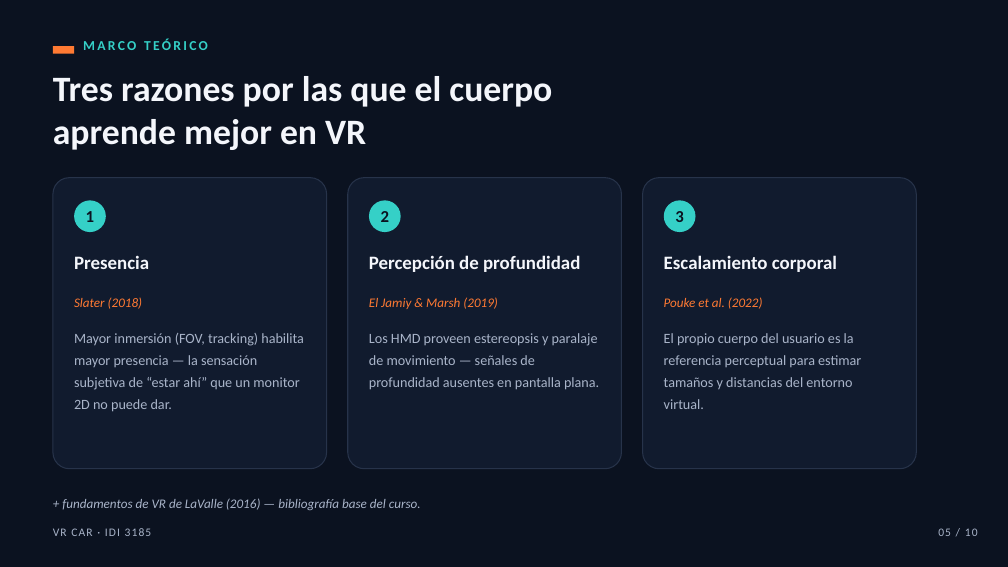
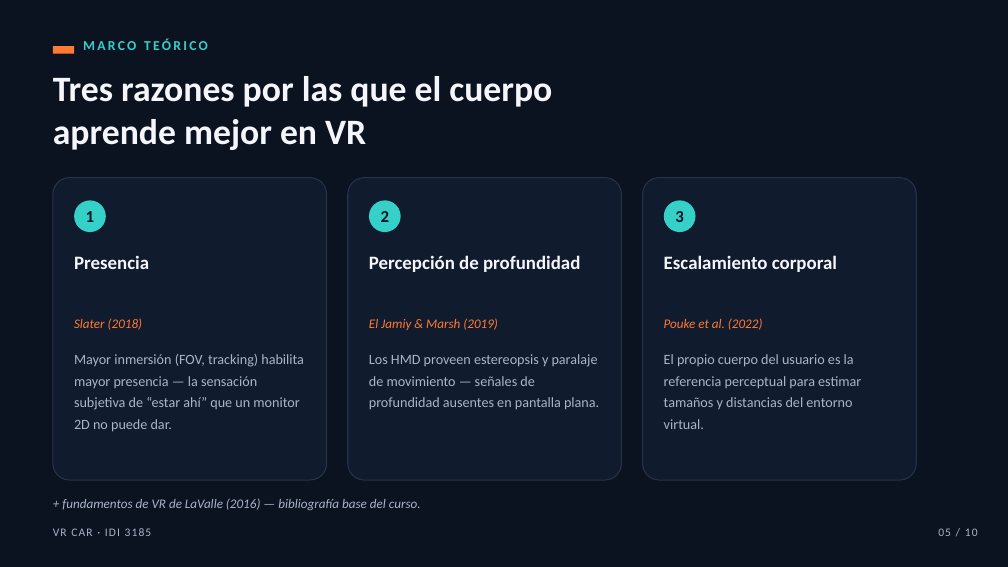
Before and after one commit to eanorambuena/xr-project, a slide deck: slide 5 of presentation/hito1-vrcar.pptx. Drawn at 1008x567 pixels with LibreOffice and Linux fonts; fonts in the diff are those of the drawing. Boxes give left, top, right and bottom in pixels: in the first picture for what was removed or moved away, otherwise in the second. Text is boxed around its words. In the diff, an @@ line names an element or a change of style, - is before the commit and + after.

```diff
--- a/presentation/hito1-vrcar.pptx
+++ b/presentation/hito1-vrcar.pptx
@@ rounded rectangle: place and size @@
-rounded rectangle at [53, 178, 327, 469]
+rounded rectangle at [53, 178, 327, 480]
@@ rounded rectangle: place and size @@
-rounded rectangle at [348, 178, 622, 469]
+rounded rectangle at [348, 178, 622, 480]
@@ rounded rectangle: place and size @@
-rounded rectangle at [643, 178, 917, 469]
+rounded rectangle at [643, 178, 917, 480]
@@ 3 texts: place and size @@
-3 texts at [74, 297, 763, 309]
+3 texts at [74, 318, 763, 330]
@@ text "Mayor inmersión (FOV, tracking) habilita ...": place and size @@
-text "Mayor inmersión (FOV, tracking) habilita ..." at [74, 333, 304, 412]
+text "Mayor inmersión (FOV, tracking) habilita ..." at [74, 354, 304, 432]
@@ text "Los HMD proveen estereopsis y ...": place and size @@
-text "Los HMD proveen estereopsis y ..." at [369, 333, 599, 390]
+text "Los HMD proveen estereopsis y ..." at [369, 354, 599, 410]
@@ text "El propio cuerpo del usuario ...": place and size @@
-text "El propio cuerpo del usuario ..." at [664, 333, 861, 409]
+text "El propio cuerpo del usuario ..." at [664, 354, 861, 429]
```
Also in this commit, not shown: 1 other slide changed.
